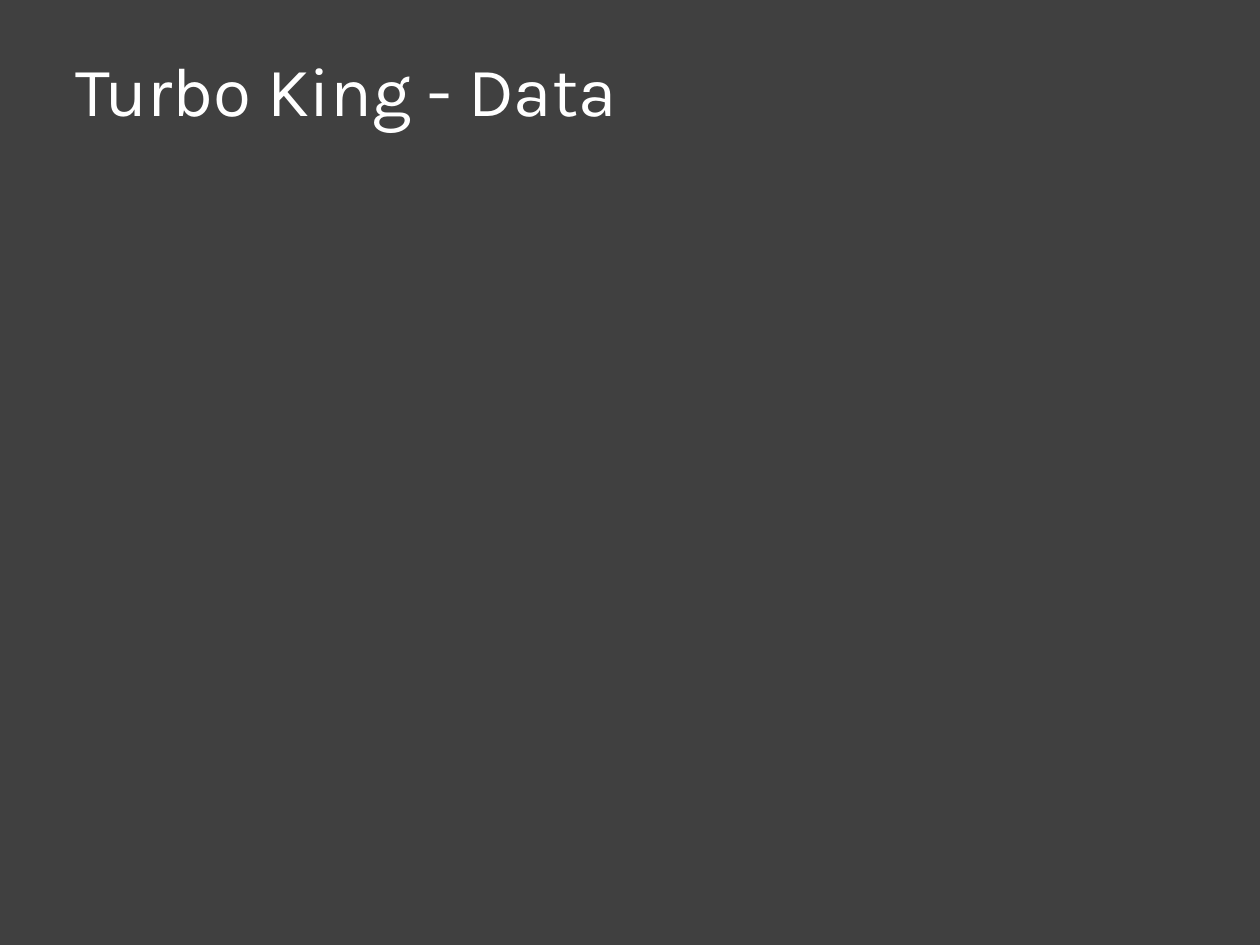
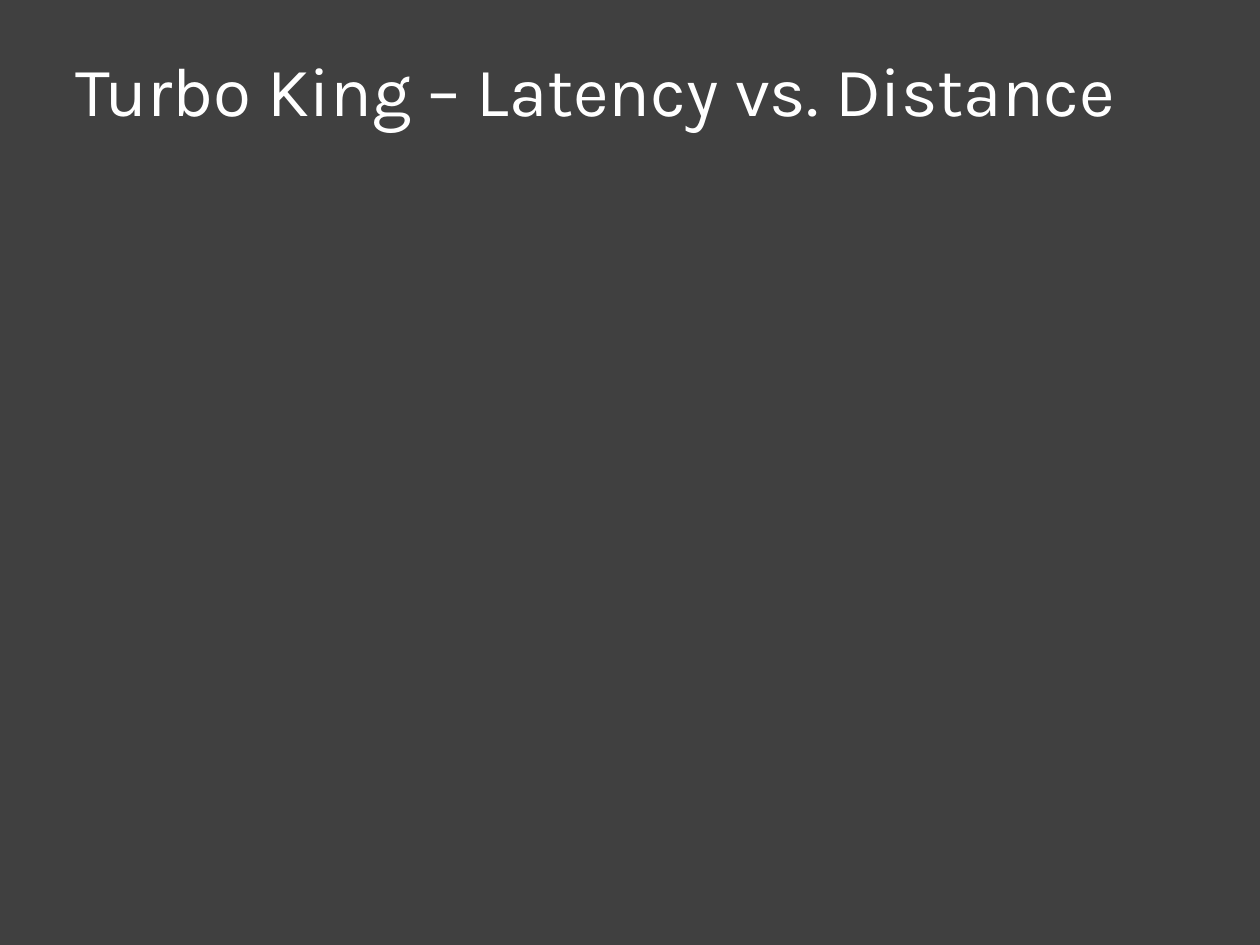
Before and after one commit to nebgnahz/CS268NetworkMeasurement, a slide deck: slide 12 of doc/Final/Final.pptx (slide 9 before the commit). Drawn at 1260x945 pixels with LibreOffice and Linux fonts; fonts in the diff are those of the drawing. Boxes give left, top, right and bottom in pixels: in the first picture for what was removed or moved away, otherwise in the second. Text is boxed around its words. In the diff, an @@ line names an element or a change of style, - is before the commit and + after.

```diff
--- a/doc/Final/Final.pptx
+++ b/doc/Final/Final.pptx
@@ title at box(76, 68, 1115, 132): text changed @@
-Turbo King - Data
+Turbo King – Latency vs. Distance
```
Also in this commit, not shown: 5 slides added.
